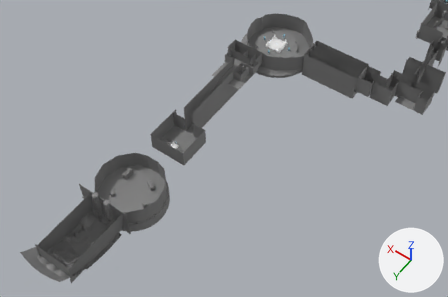
An edit to the FBX model src/Client/Resources/FBX/Server.FBX, drawn before and after from the same camera.
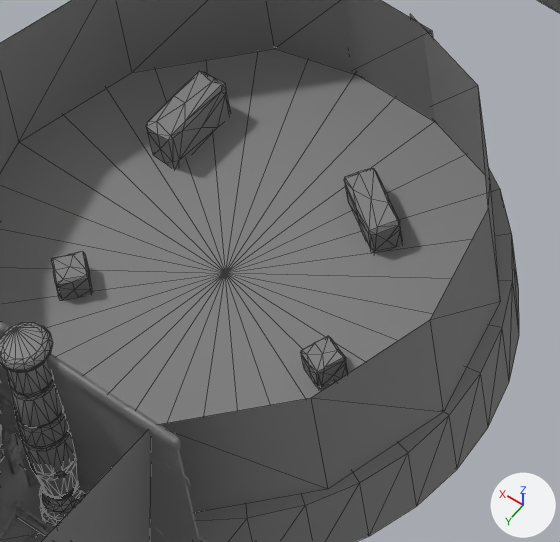
Old and new are each drawn whole from a camera (50 mm lens) standing at (-98.7, 657.8, 448.6) and looking at (110.6, 364.7, -12.0) and again close up on the part from 23% to 39% of the width and 53% to 77% of the height. Lighting does not change. The marker at lower right points along +X, +Y and +Z. The close-ups show mesh edges as thin lines. Where no turn or scale is listed for an object, it has been applied to the vertices.

Objects in the first close-up: 'SM_Boss_Room_Floor2', 'SM_Env_Rock_Square_Simple_25', 'SM_Env_Rock_Square_Simple_26', 'SM_Env_Rock_Square_Simple_27', 'SM_Env_Rock_Square_Simple_28', 'SM_Env_Wall_Alcove_Round_01_Texture5', 'SM_Env_Wall_Alcove_Round_01_Texture6', 'SM_Floor_Ceiling974', 'SM_Round_Pillar73', 'SM_Wall_Tall29', 'SM_Wall_Tall423', 'SM_Wall_Tall537'.
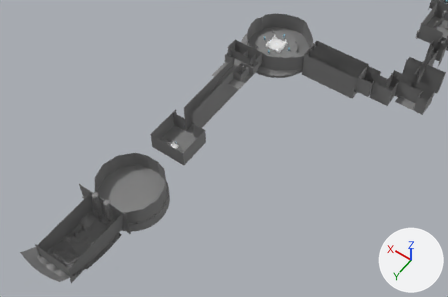
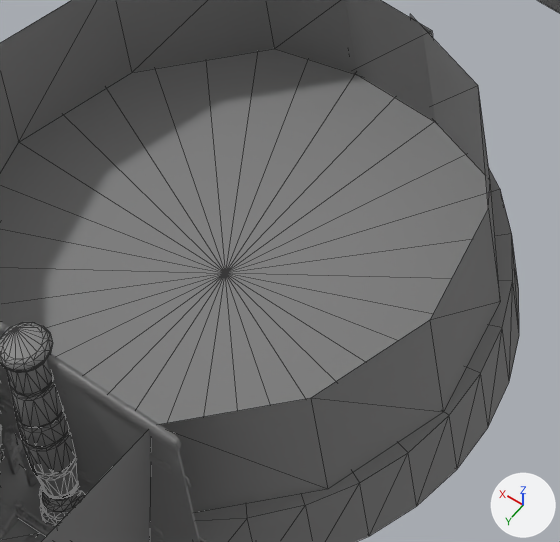
Where the change shows, as pixel boxes (x1, y1, x2, y2) in the close-ups (560 x 542 px):
'SM_Env_Rock_Square_Simple_27', deleted: before (146, 71, 231, 169)
'SM_Env_Rock_Square_Simple_28', deleted: before (344, 168, 403, 254)
'SM_Env_Rock_Square_Simple_25', deleted: before (300, 336, 348, 389)
'SM_Env_Rock_Square_Simple_26', deleted: before (51, 251, 93, 300)

Edits to the bpy script that builds the scene:
```text
Remove ob_sm_env_rock_square_simple_25:
    ob_sm_env_rock_square_simple_25 = bpy.data.objects.new('SM_Env_Rock_Square_Simple_25', me_sm_env_rock_square_simple_01)
    ob_sm_env_rock_square_simple_25.location = (143.3, 444.9, -37.4)
    ob_sm_env_rock_square_simple_25.rotation_euler = (0.0, 0.0, -0.349)  # degrees (0, 0, -20)
    ob_sm_env_rock_square_simple_25.scale = (0.1, 0.1, 0.1)
Remove ob_sm_env_rock_square_simple_26:
    ob_sm_env_rock_square_simple_26 = bpy.data.objects.new('SM_Env_Rock_Square_Simple_26', me_sm_env_rock_square_simple_01)
    ob_sm_env_rock_square_simple_26.location = (175.8, 453.0, -37.4)
    ob_sm_env_rock_square_simple_26.rotation_euler = (0.0, 0.0, 0.873)  # degrees (0, 0, 50)
    ob_sm_env_rock_square_simple_26.scale = (0.1, 0.1, 0.1)
Remove ob_sm_env_rock_square_simple_28:
    ob_sm_env_rock_square_simple_28 = bpy.data.objects.new('SM_Env_Rock_Square_Simple_28', me_sm_env_rock_square_simple_01)
    ob_sm_env_rock_square_simple_28.location = (152.3, 425.0, -37.0)
    ob_sm_env_rock_square_simple_28.rotation_euler = (0.0, 0.0, -0.524)  # degrees (0, 0, -30)
    ob_sm_env_rock_square_simple_28.scale = (0.23, 0.1, 0.125)
Remove ob_sm_env_rock_square_simple_27:
    ob_sm_env_rock_square_simple_27 = bpy.data.objects.new('SM_Env_Rock_Square_Simple_27', me_sm_env_rock_square_simple_01)
    ob_sm_env_rock_square_simple_27.location = (178.8, 428.1, -36.1)
    ob_sm_env_rock_square_simple_27.scale = (0.1, 0.26, 0.175)
```
